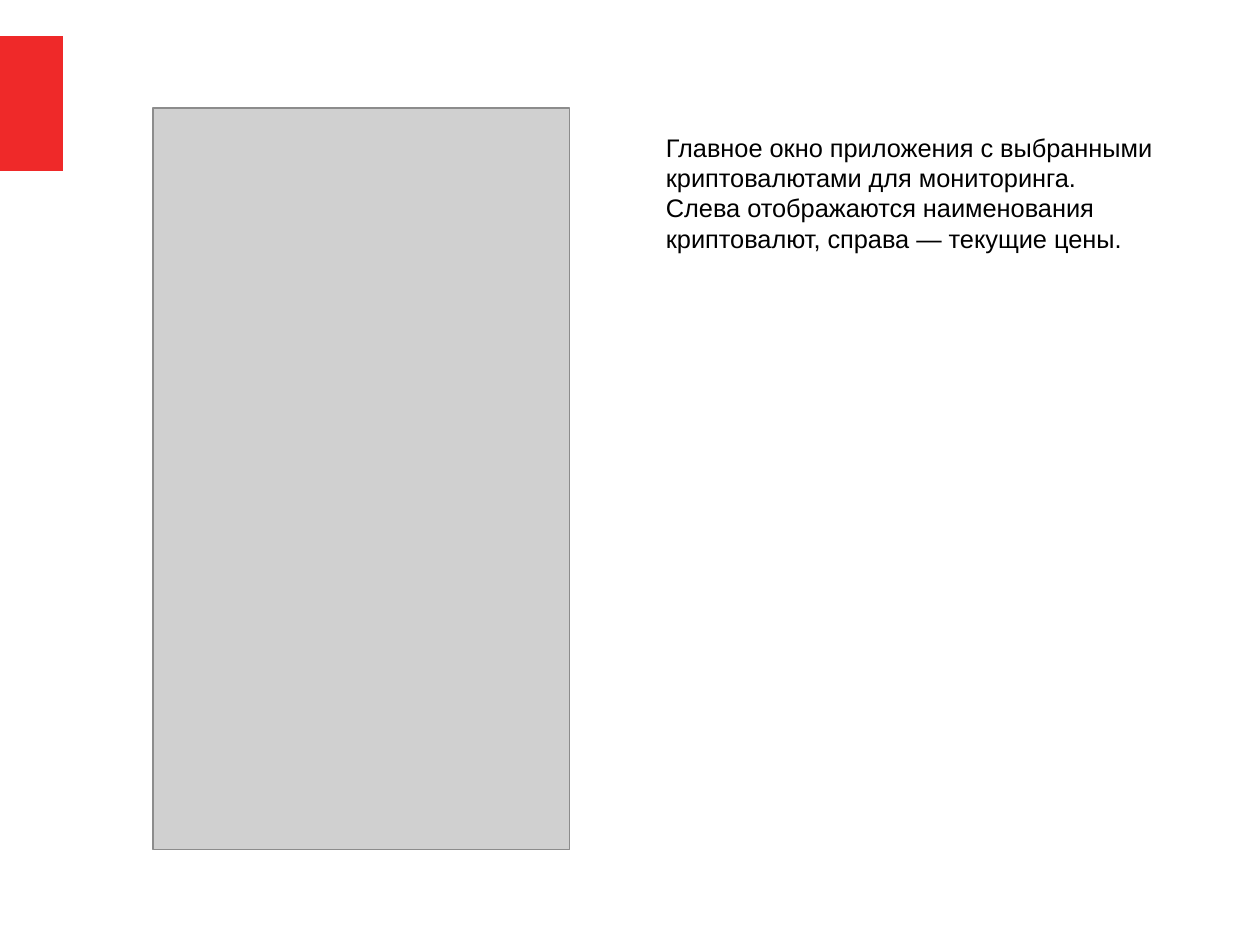
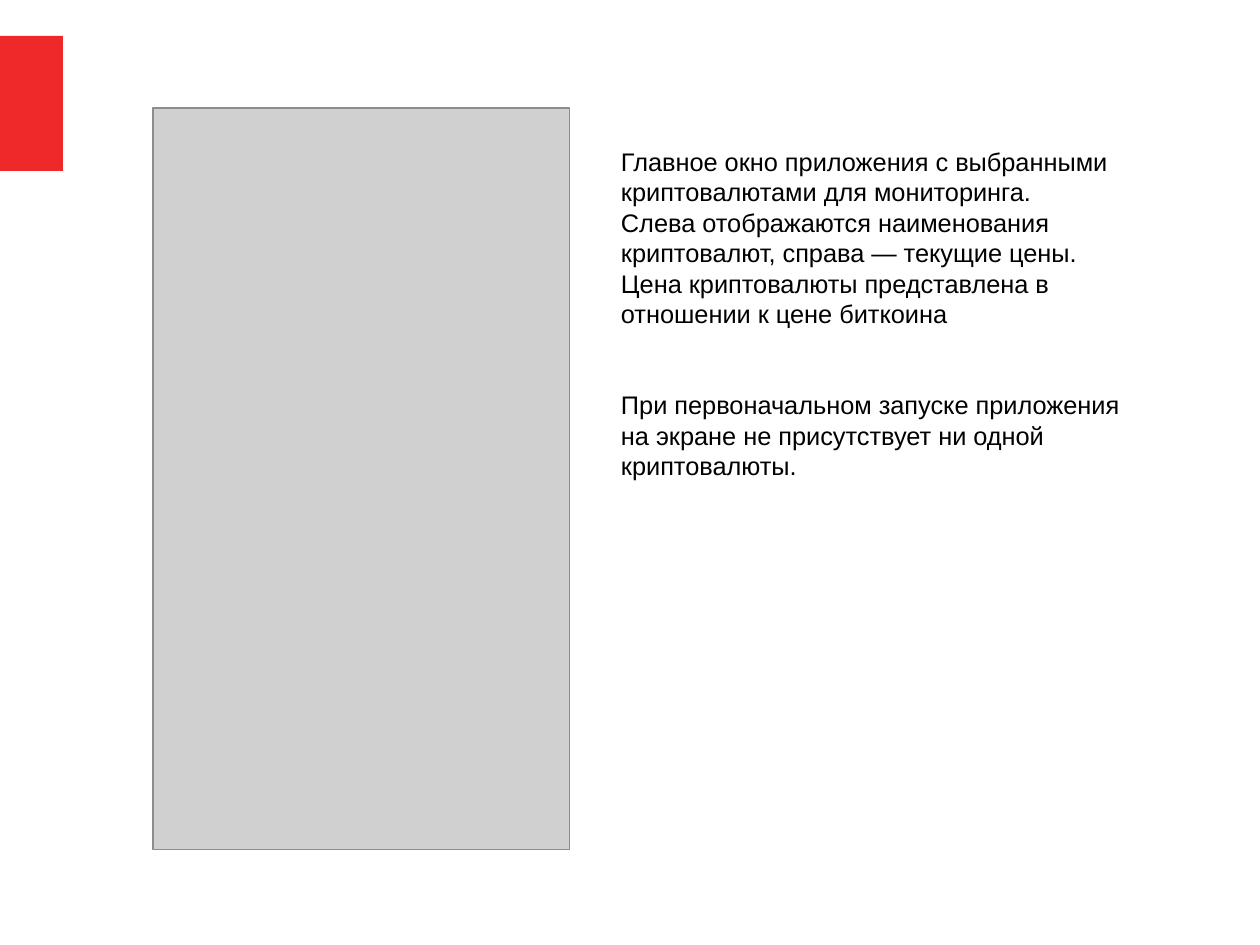
Before and after one commit to IriEfremova/CriptoMonitor, a slide deck: slide 3 of Presentation/CriptoMonitor.pptx. Drawn at 1260x945 pixels with LibreOffice and Linux fonts; fonts in the diff are those of the drawing; grey boxes stand for pictures. Boxes give left, top, right and bottom in pixels: in the first picture for what was removed or moved away, otherwise in the second. Text is boxed around its words. In the diff, an @@ line names an element or a change of style, - is before the commit and + after.

```diff
--- a/Presentation/CriptoMonitor.pptx
+++ b/Presentation/CriptoMonitor.pptx
@@ text "Главное окно приложения с выбранными ...": place and size @@
-text "Главное окно приложения с выбранными ..." at [666,138,1152,253]
+text "Главное окно приложения с выбранными ..." at [621,152,1120,481]
@@ text at [621,275,1120,481]: paragraphs added @@
+Цена криптовалюты представлена в отношении к цене биткоина
+При первоначальном запуске приложения на экране не присутствует ни одной криптовалюты.
```
Also in this commit, not shown: 8 other slides changed, 8 other files.
